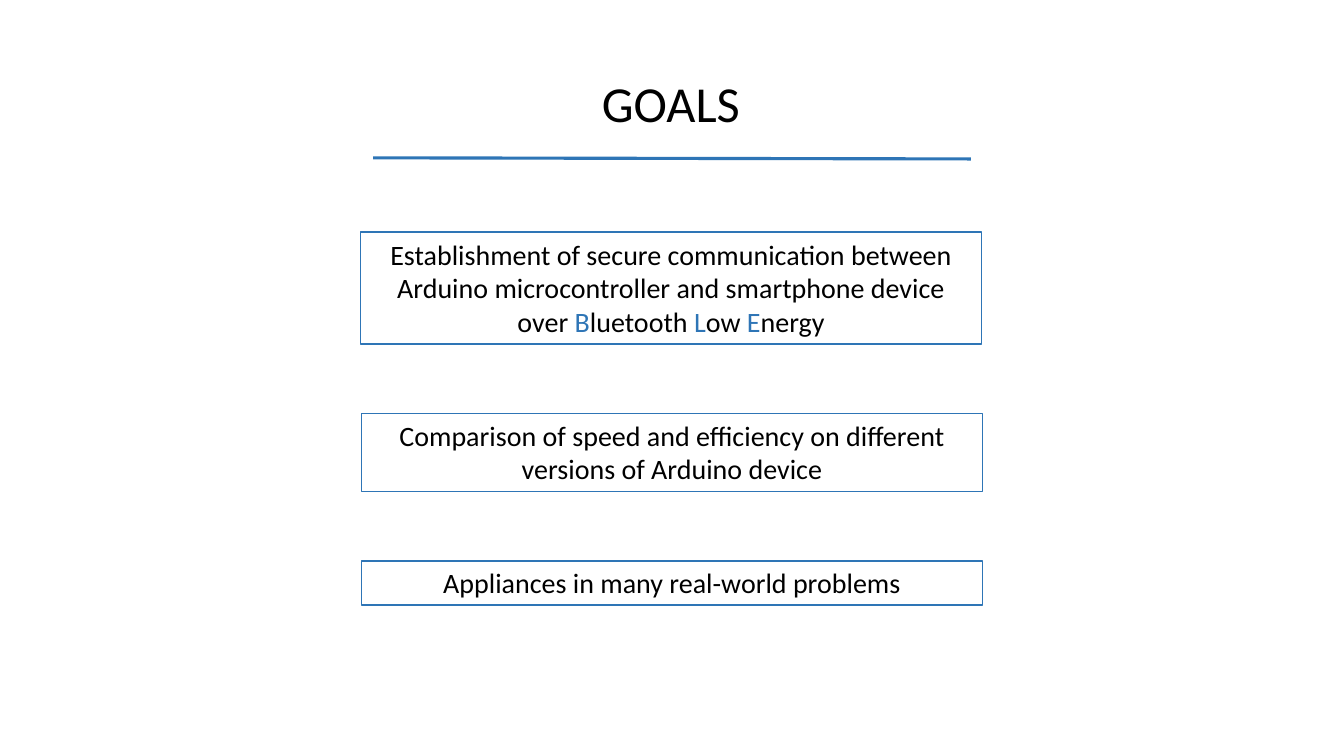
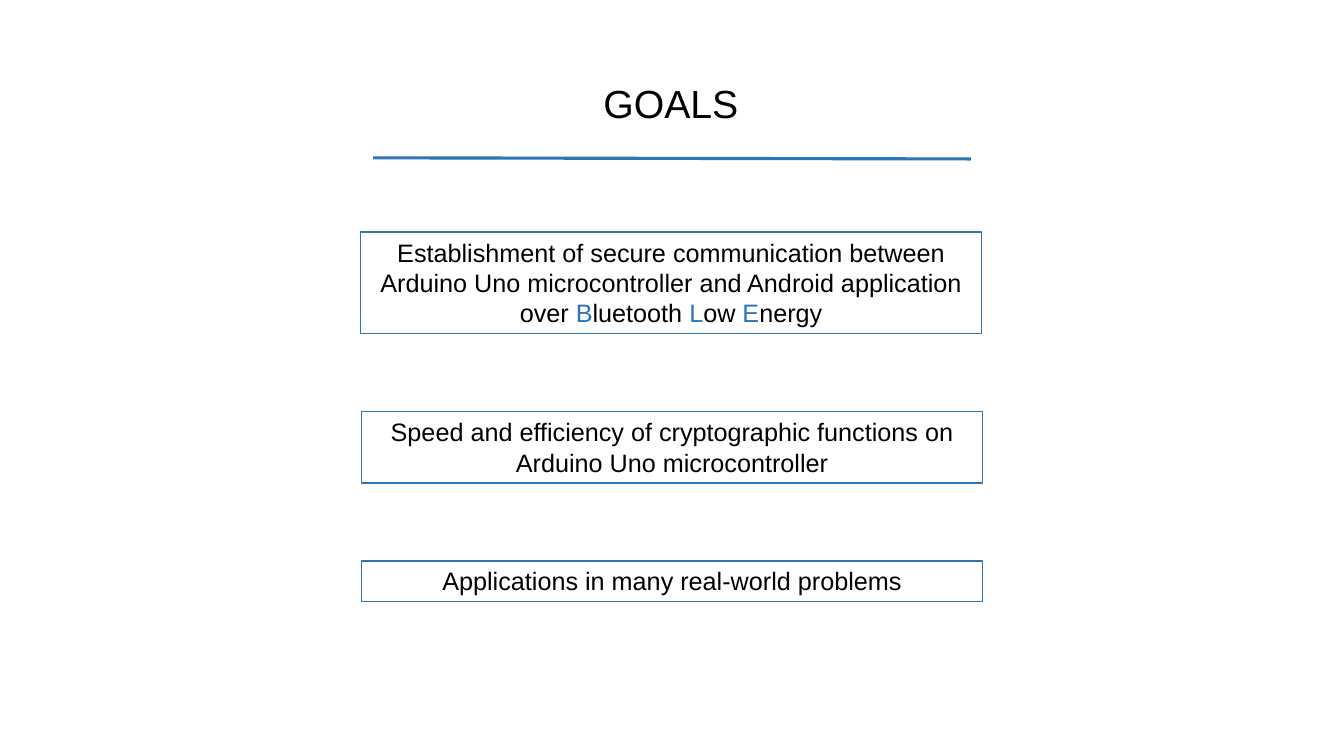
Before and after one commit to m-peko/SecureBLE, a slide deck: slide 2 of docs/SecureBLE.pptx. Drawn at 1344x756 pixels with LibreOffice and Linux fonts; fonts in the diff are those of the drawing. Boxes give left, top, right and bottom in pixels: in the first picture for what was removed or moved away, otherwise in the second. Text is boxed around its words. In the diff, an @@ line names an element or a change of style, - is before the commit and + after.

```diff
--- a/docs/SecureBLE.pptx
+++ b/docs/SecureBLE.pptx
@@ title "GOALS" at <box>603,90,738,119</box>: size 36 to 28 pt, font Calibri to Arial @@
@@ rectangle "Establishment of secure communication between ...": place and size @@
-rectangle "Establishment of secure communication between ..." at <box>361,232,982,344</box>
+rectangle "Establishment of secure communication between ..." at <box>361,232,982,334</box>
@@ text in rectangle at <box>380,243,961,328</box>: text changed; size 20 to 18 pt; font Calibri to Arial @@
-Establishment of secure communication between Arduino microcontroller and smartphone device over Bluetooth Low Energy
+Establishment of secure communication between Arduino Uno microcontroller and Android application over Bluetooth Low Energy
@@ rectangle "Speed and efficiency of cryptographic ...": place and size @@
-rectangle "Speed and efficiency of cryptographic ..." at <box>361,413,982,491</box>
+rectangle "Speed and efficiency of cryptographic ..." at <box>361,411,982,483</box>
@@ text in rectangle at <box>391,422,953,473</box>: text changed; size 20 to 18 pt; font Calibri to Arial @@
-Comparison of speed and efficiency on different versions of Arduino device
+Speed and efficiency of cryptographic functions on Arduino Uno microcontroller
@@ rectangle "Applications in many real-world problems": place and size @@
-rectangle "Applications in many real-world problems" at <box>361,561,982,605</box>
+rectangle "Applications in many real-world problems" at <box>361,561,982,601</box>
@@ text in rectangle at <box>442,571,902,596</box>: text changed; size 20 to 18 pt; font Calibri to Arial @@
-Appliances in many real-world problems
+Applications in many real-world problems
```
Also in this commit, not shown: 7 other slides changed, 4 slides added, 15 other files.
